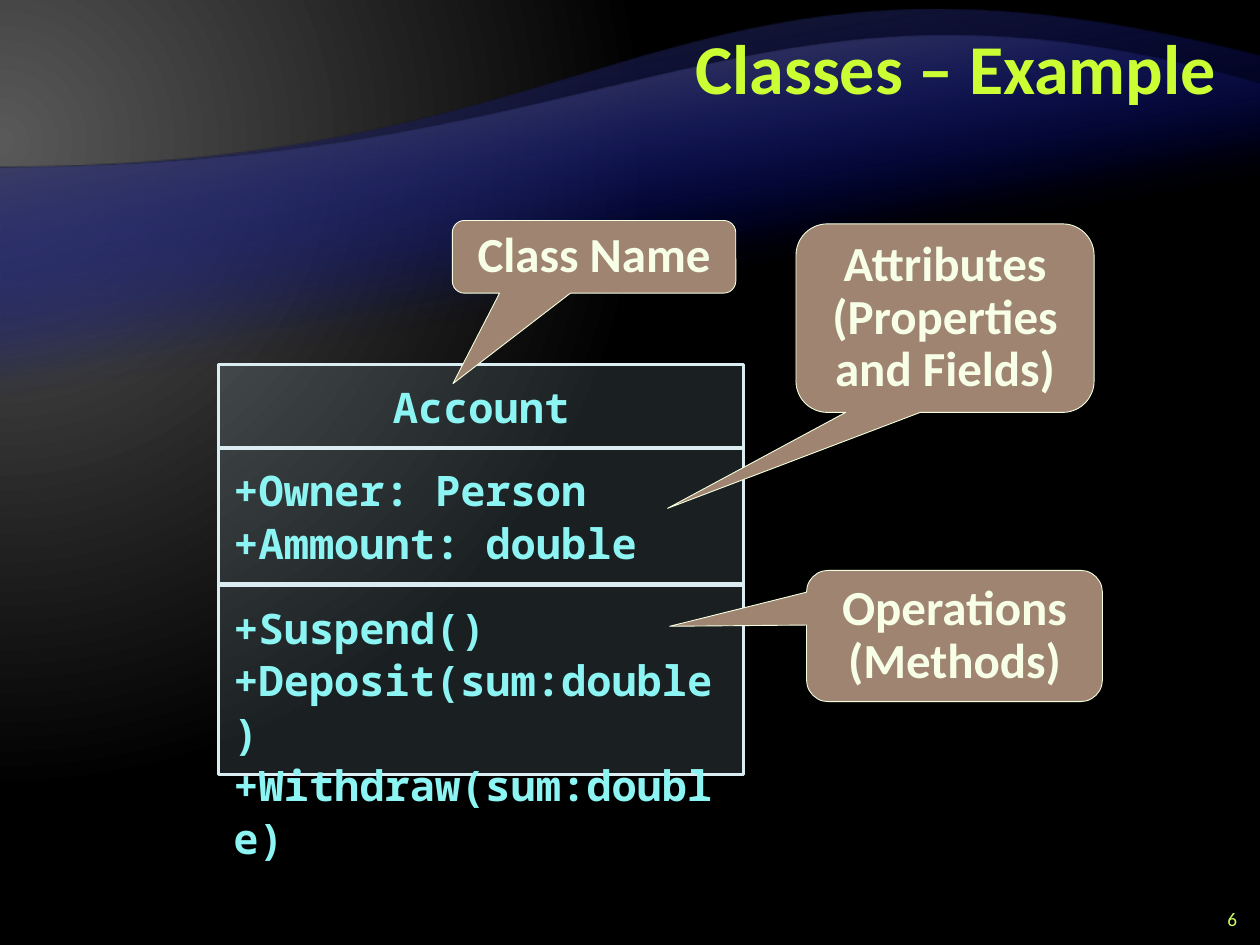
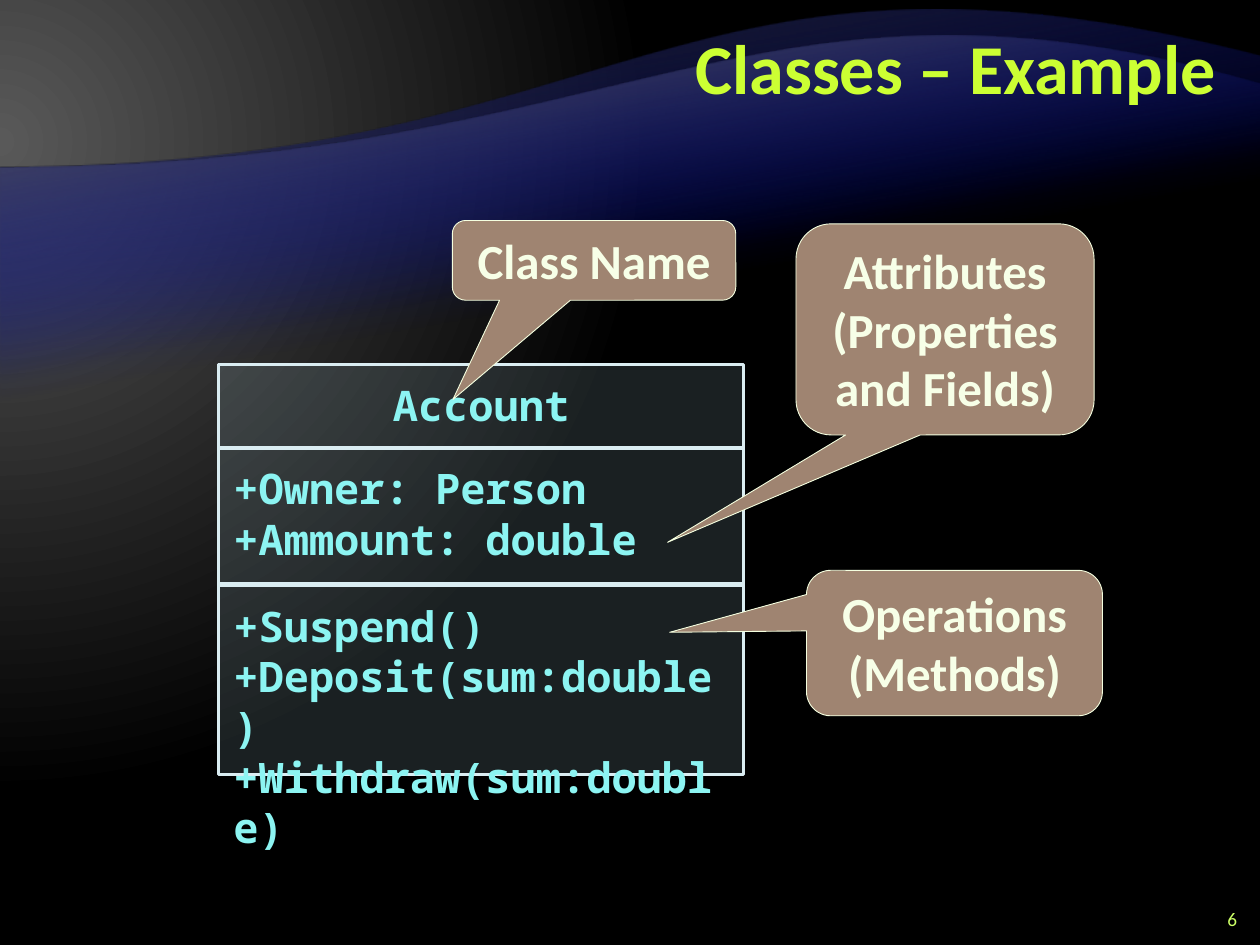
Before and after one commit to Graveheart/aspnetcourse, a slide deck: slide 6 of 2010/lectures/3. CSharp Language Overview - Part II.pptx. Drawn at 1260x945 pixels with LibreOffice and Linux fonts; fonts in the diff are those of the drawing; background and template pictures are left out. Boxes give left, top, right and bottom in pixels: in the first picture for what was removed or moved away, otherwise in the second. Text is boxed around its words. In the diff, an @@ line names an element or a change of style, - is before the commit and + after.

```diff
--- a/2010/lectures/3. CSharp Language Overview - Part II.pptx
+++ b/2010/lectures/3. CSharp Language Overview - Part II.pptx
@@ rounded speech box "Class Name": place and size @@
-rounded speech box "Class Name" at (452,220,736,294)
+rounded speech box "Class Name" at (452,220,736,300)
@@ line spacing 30pt to 1 in 6 elements at (218,364,743,447), (218,449,743,585), (218,586,743,775), (452,220,736,300), (806,571,1102,716), (796,224,1095,436) @@
@@ rounded speech box "Attributes": place and size @@
-rounded speech box "Attributes" at (796,224,1095,413)
+rounded speech box "Attributes" at (796,224,1095,436)
@@ rounded speech box "Operations": place and size @@
-rounded speech box "Operations" at (806,571,1102,702)
+rounded speech box "Operations" at (806,571,1102,716)
```
Also in this commit, not shown: 88 other slides changed.
